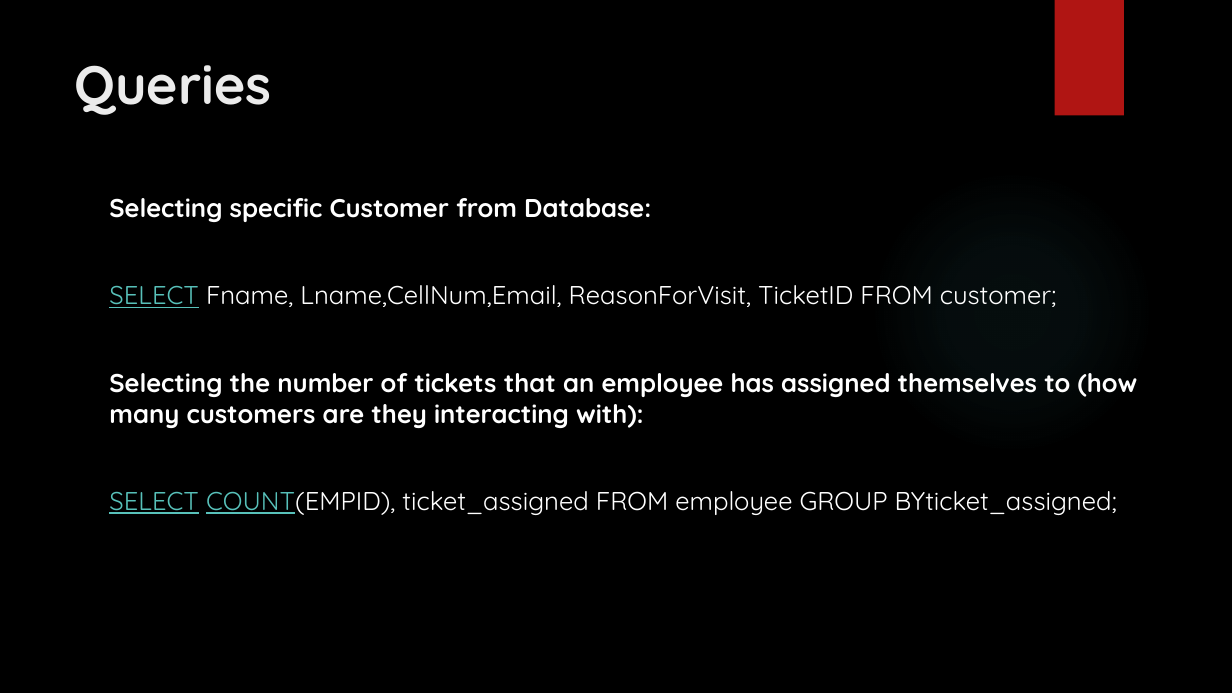
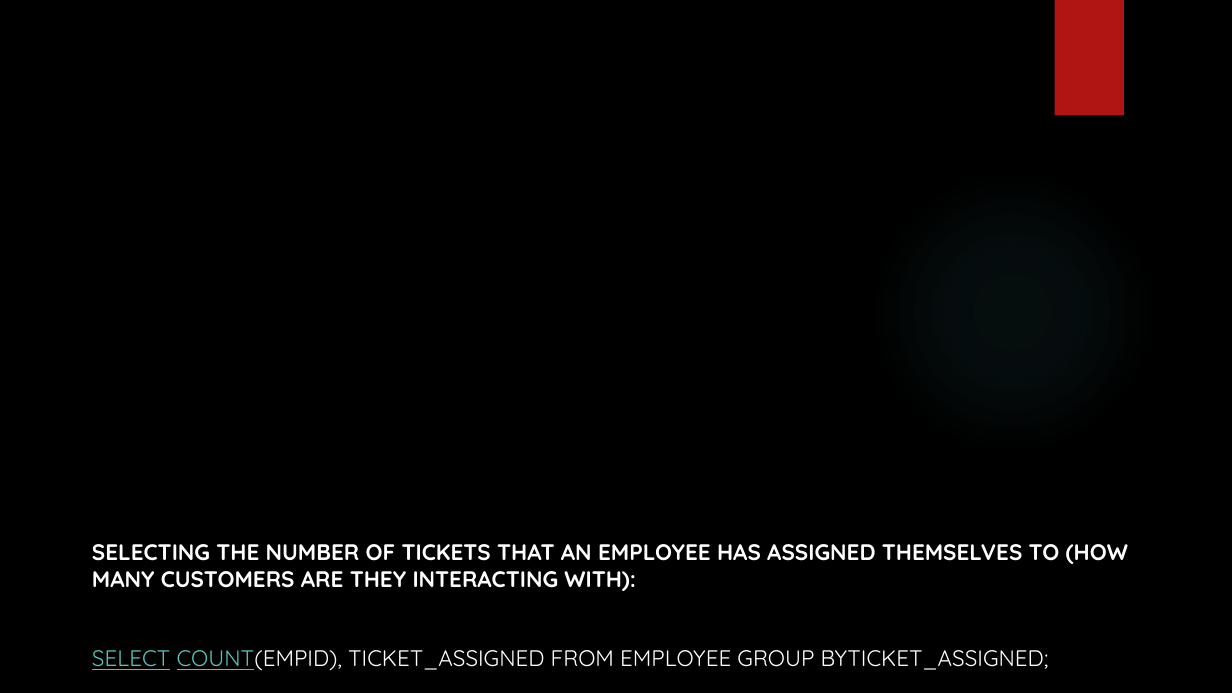
Before and after one commit to Khechoyan-Yuri/db-mgmt, a slide deck: slide 11 of DB_Mgmt_Final_PPT.pptx (slide 6 before the commit). Drawn at 1232x693 pixels with LibreOffice and Linux fonts; fonts in the diff are those of the drawing; background and template pictures are left out. Boxes give left, top, right and bottom in pixels: in the first picture for what was removed or moved away, otherwise in the second. Text is boxed around its words. In the diff, an @@ line names an element or a change of style, - is before the commit and + after.

```diff
--- a/DB_Mgmt_Final_PPT.pptx
+++ b/DB_Mgmt_Final_PPT.pptx
@@ title removed at (x1=75, y1=65, x2=272, y2=115) @@
-Queries
@@ text at (x1=92, y1=544, x2=1128, y2=671): text changed; size 20 to 17.5 pt @@
-Selecting specific Customer from Database:
-SELECT Fname, Lname,CellNum,Email, ReasonForVisit, TicketID FROM customer;
-Selecting the number of tickets that an employee has assigned themselves to (how many customers are they interacting with):
-SELECT COUNT(EMPID), ticket_assigned FROM employee GROUP BYticket_assigned;
+SELECTING THE NUMBER OF TICKETS THAT AN EMPLOYEE HAS ASSIGNED THEMSELVES TO (HOW MANY CUSTOMERS ARE THEY INTERACTING WITH):
+SELECT COUNT(EMPID), TICKET_ASSIGNED FROM EMPLOYEE GROUP BYTICKET_ASSIGNED;
```
Also in this commit, not shown: 1 other slide changed, 3 slides added.
